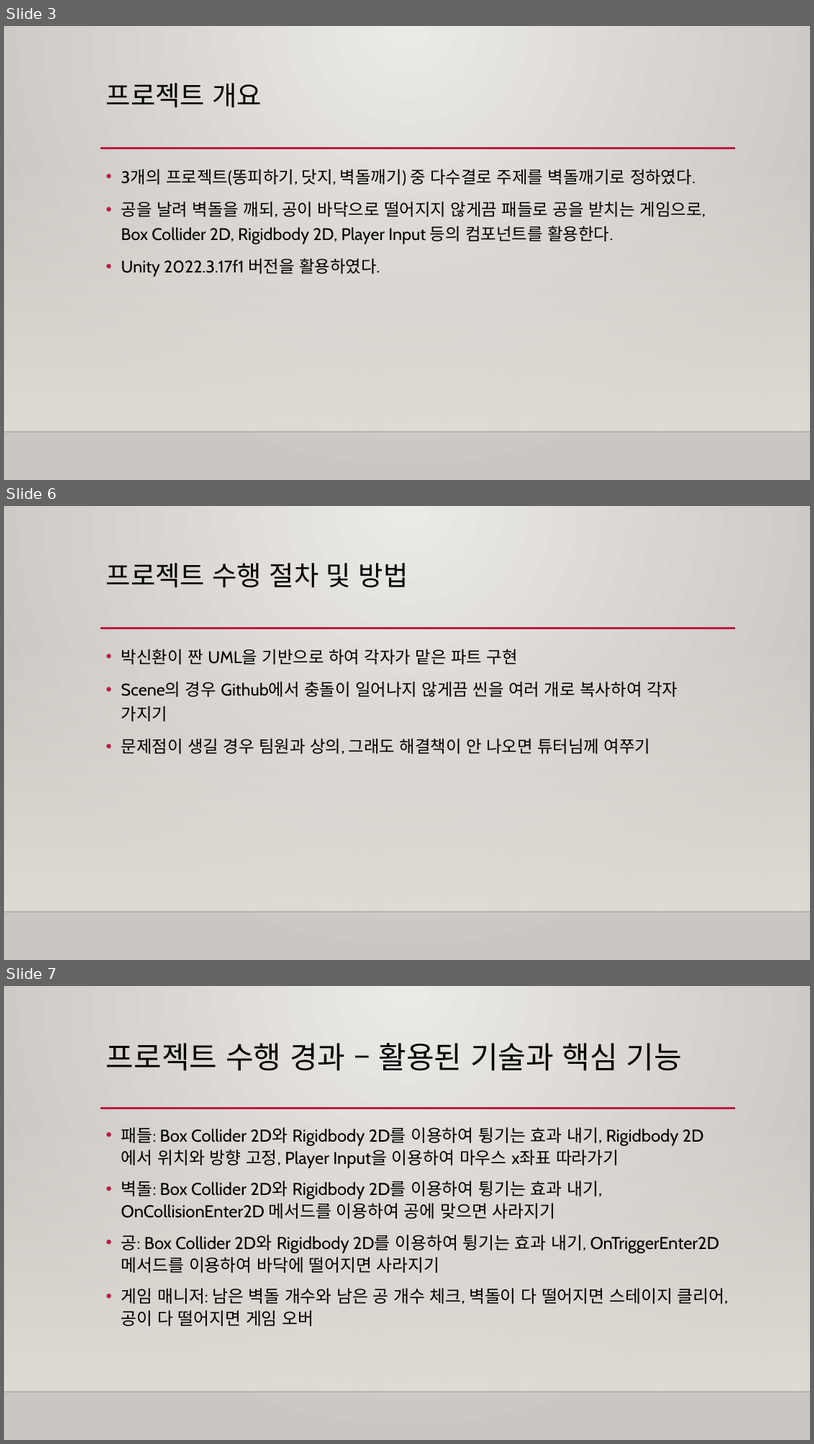
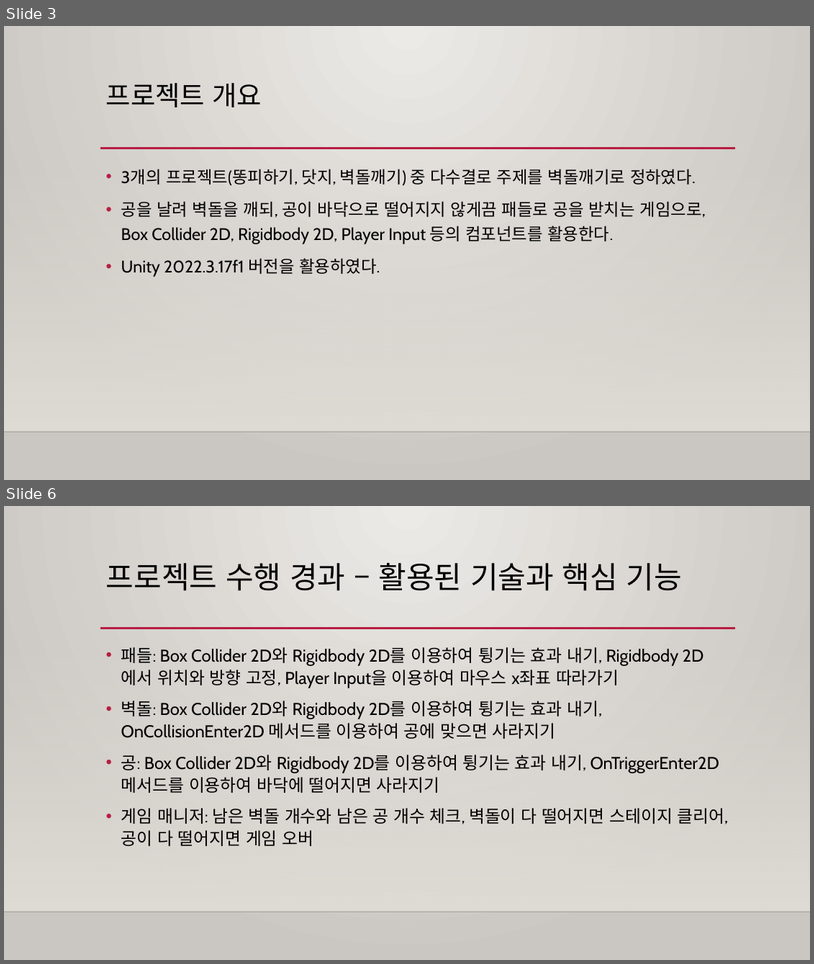
Before and after one commit to Bin2y/Break-Out, a slide deck: 결과보고서_B11팀(벽돌깨기).pptx. Shown one above the other, each under a label of ours: slides 3, 6 and 7 before the commit, slides 3 and 6 after it; the slides between them are not shown. The pictures are 814x1444 and 814x964 pixels, drawn with LibreOffice and Linux fonts; fonts in the diff are those of the drawing; background and template pictures are left out. Boxes give left, top, right and bottom in pixels: in the first picture for what was removed or moved away, otherwise in the second. Text is boxed around its words. In the diff, an @@ line names an element or a change of style, - is before the commit and + after.

```diff
--- a/결과보고서_B11팀(벽돌깨기).pptx
+++ b/결과보고서_B11팀(벽돌깨기).pptx
@@ slide 6 removed at (x1=4, y1=506, x2=810, y2=960), background gradient #ECEAE7 to #CAC7C1; not listed: 3 template elements that a slide beside it also shows @@
@@ title removed at (x1=106, y1=563, x2=409, y2=587) @@
-프로젝트 수행 절차 및 방법
@@ text removed at (x1=121, y1=649, x2=678, y2=754) @@
-• 박신환이 짠 UML을 기반으로 하여 각자가 맡은 파트 구현
-• Scene의 경우 Github에서 충돌이 일어나지 않게끔 씬을 여러 개로 복사하여 각자 가지기
-• 문제점이 생길 경우 팀원과 상의, 그래도 해결책이 안 나오면 튜터님께 여쭈기
@@ what was slide 7 is now slide 6 @@
```
Also in this commit, not shown: 3 slides changed.
